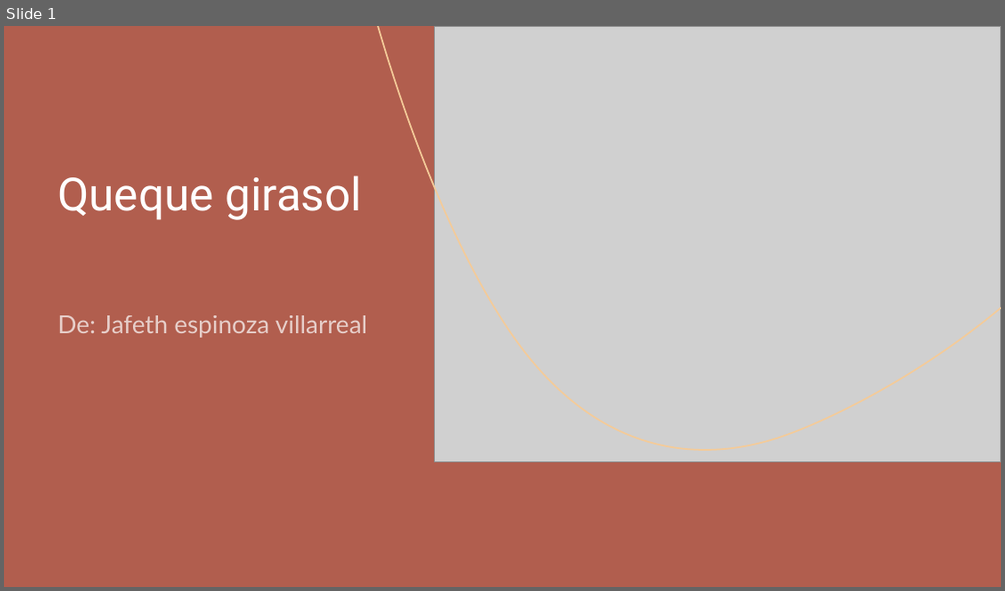
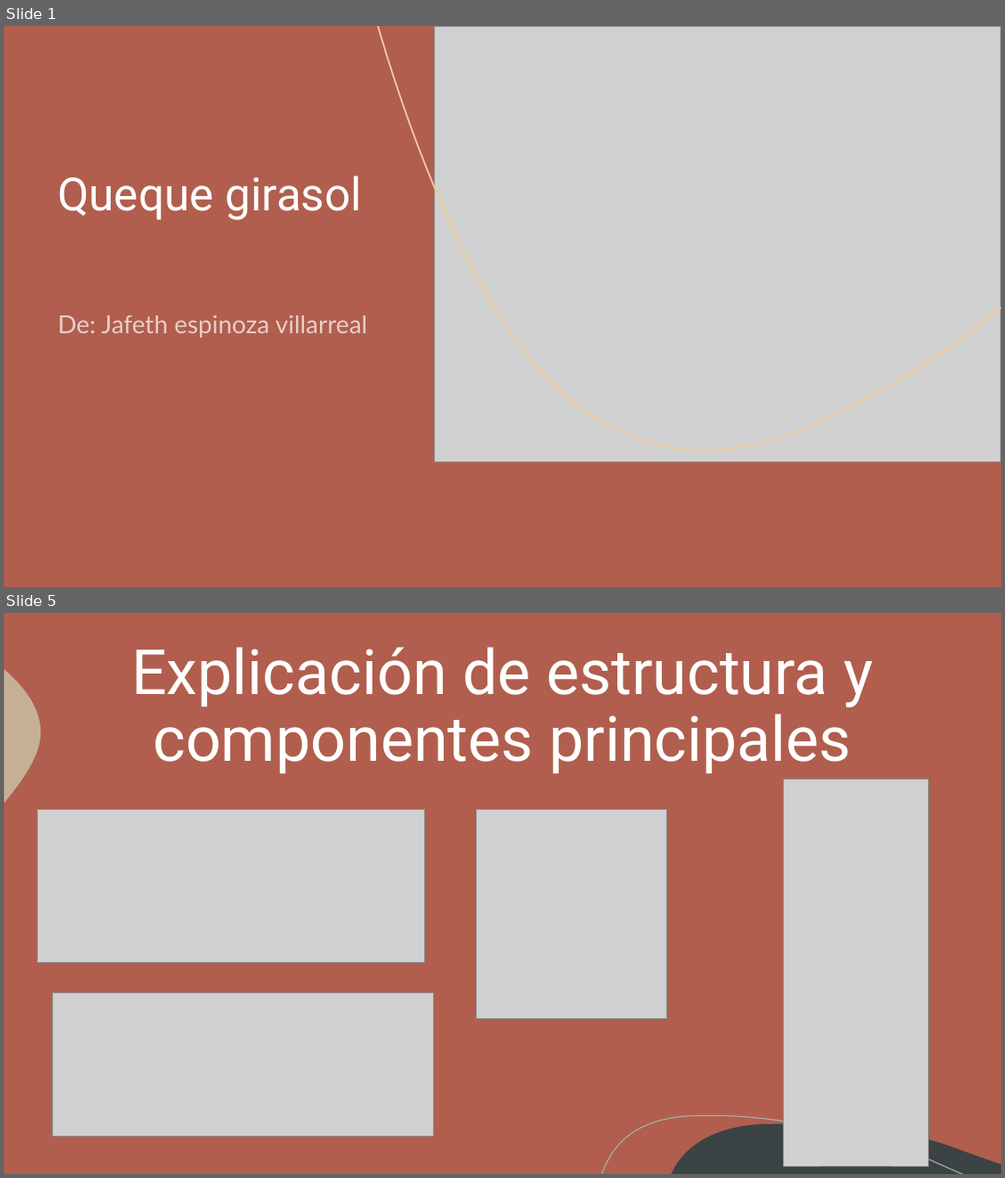
Before and after one commit to Thedragon04/Proyecto_Jafeth, a slide deck: 06_Presentacion/Queque girasol.pptx. Shown one above the other, each under a label of ours: slide 1 before the commit, slides 1 and 5 after it; the slides between them are not shown. The pictures are 1005x591 and 1005x1178 pixels, drawn with LibreOffice and Linux fonts; fonts in the diff are those of the drawing; grey boxes stand for pictures. Boxes give left, top, right and bottom in pixels: in the first picture for what was removed or moved away, otherwise in the second. Text is boxed around its words. In the diff, an @@ line names an element or a change of style, - is before the commit and + after.

```diff
--- a/06_Presentacion/Queque girasol.pptx
+++ b/06_Presentacion/Queque girasol.pptx
@@ slide 5 added at (4,613,1001,1174), background #B15E4E; not listed: 3 template elements that a slide beside it also shows @@
@@ title added at (131,647,873,773), 60 pt, text #FFFFFF @@
+Explicación de estructura y componentes principales
@@ picture added at (783,779,928,1167) @@
@@ picture added at (37,809,424,962) @@
@@ picture added at (476,809,667,1019) @@
@@ picture added at (52,992,433,1135) @@
```
Also in this commit, not shown: 2 slides changed, 5 other slides added, 13 other files.
